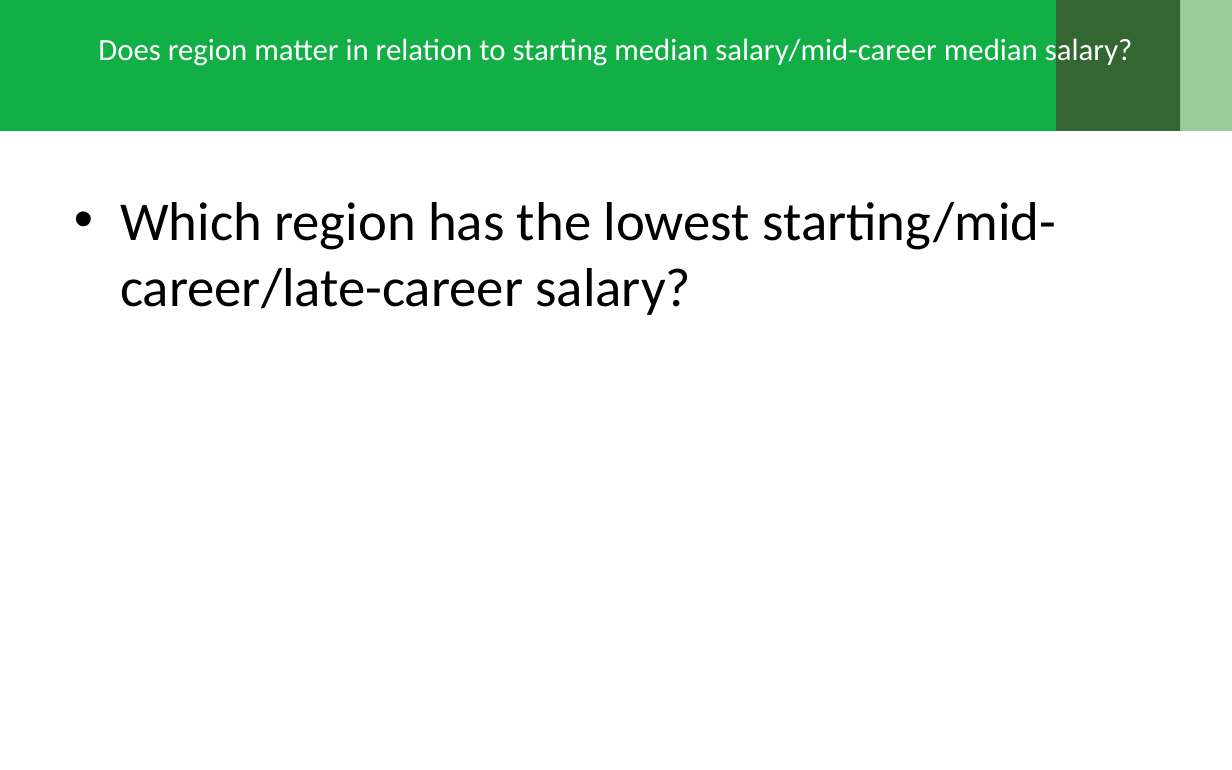
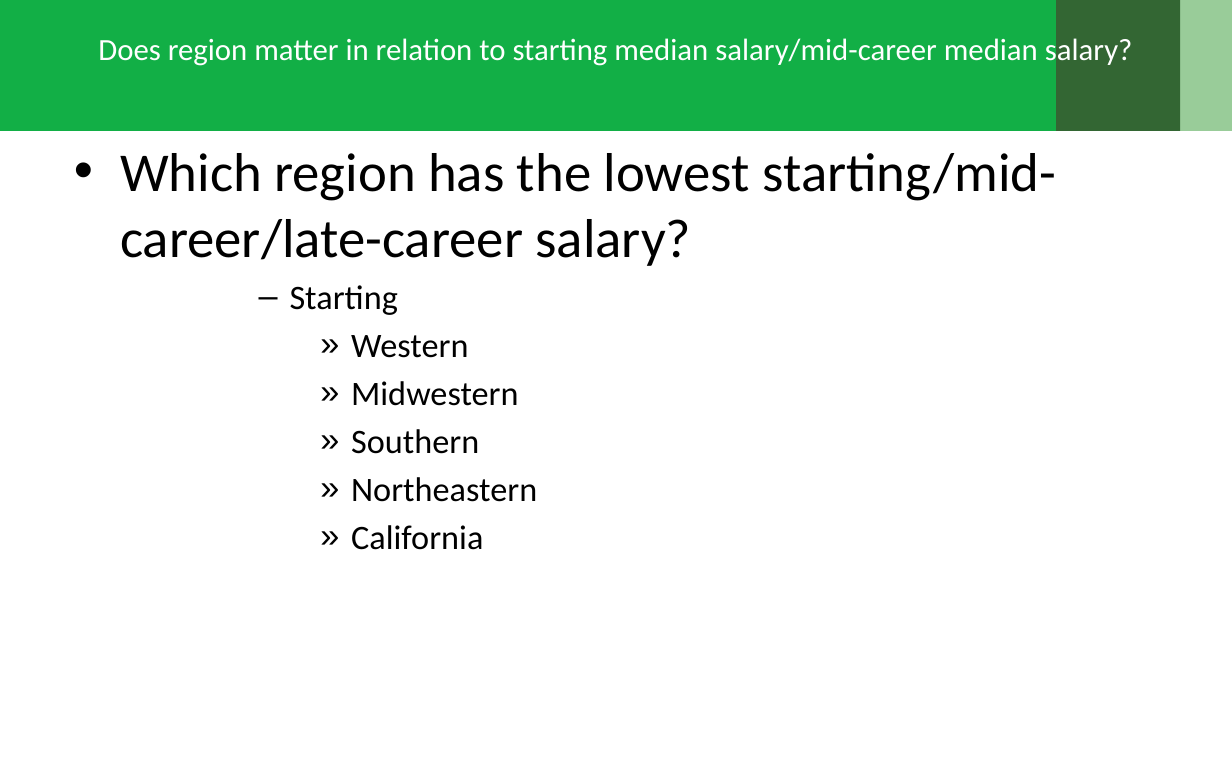
Before and after one commit to khosenag03/RICHdataGroupProject, a slide deck: slide 17 of The True Meaning behind Decision Day.pptx (slide 12 before the commit). Drawn at 1232x770 pixels with LibreOffice and Linux fonts; fonts in the diff are those of the drawing; background and template pictures are left out. Boxes give left, top, right and bottom in pixels: in the first picture for what was removed or moved away, otherwise in the second. Text is boxed around its words. In the diff, an @@ line names an element or a change of style, - is before the commit and + after.

```diff
--- a/The True Meaning behind Decision Day.pptx
+++ b/The True Meaning behind Decision Day.pptx
@@ text "Which region has the lowest ...": place and size @@
-text "Which region has the lowest ..." at box(120, 202, 1056, 315)
+text "Which region has the lowest ..." at box(120, 153, 1056, 550)
@@ text at box(290, 285, 537, 550): paragraphs added @@
+      – Starting
+        » Western
+        » Midwestern
+        » Southern
+        » Northeastern
+        » California
```
Also in this commit, not shown: 14 other slides changed, 9 slides added.
